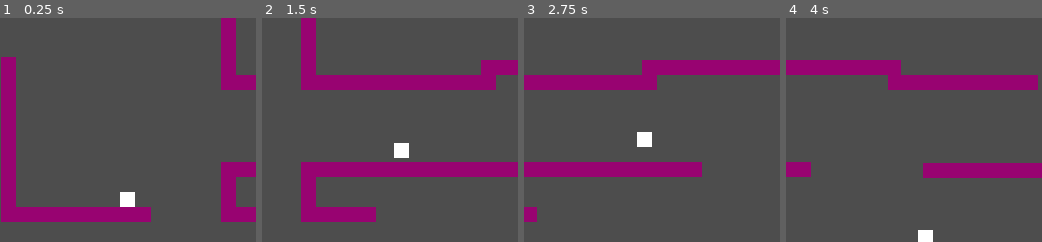
Above: before the commit, frames 1-4 (left to right).
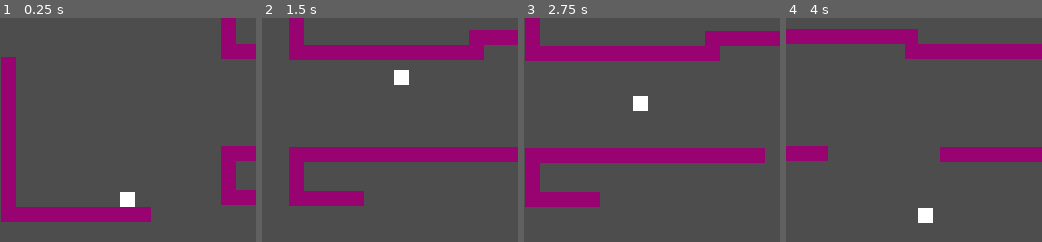
Above: after the commit, the same moments.

Repository: dirtOval/nes-platformer-2026
Game: Godot game, scene res://main.tscn
Two runs of this game, one before a commit and one after it. Both use one fixed random seed, a clock stepped at 60 frames per second and the inputs below.
Inputs:
- Up to frame 1 (0.25 s): no input
- Up to frame 2 (1.5 s): tap Enter at 0.5 s; hold Right (right) from 0.53 s (still down); tap Z (jump) at 0.6, 0.77, 1.07, 1.35 s
- Up to frame 3 (2.75 s): tap Z (jump) at 1.52, 1.82, 2.1 s; release Right (right) at 2.03 s; hold Left (left) from 2.03 s (still down)
- Up to frame 4 (4 s): release Left (left) at 2.78 s; hold Right (right) from 2.78 s (still down); tap Z (jump) at 2.85, 3.02, 3.32, 3.6, 3.77 s

The runs differ from the first frame. In frame 1, 4.8% of the frame differs, in the area x 86-100%, y 11-92%; in frame 2, 30%, in the area x 10-100%, y 0-92%; in frame 3, 28%; in frame 4, 22%.

Commit message:
created jump function for player. added wall jumping

Diff:
--- a/main.tscn
+++ b/main.tscn
@@ -20,16 +20,16 @@
 position = Vector2(104, 164)
 
 [node name="Floor5x4" parent="." unique_id=1381217222 instance=ExtResource("2_1bvp3")]
-position = Vector2(317, 104)
+position = Vector2(317, 82)
 
 [node name="Floor5x5" parent="." unique_id=801325252 instance=ExtResource("2_1bvp3")]
-position = Vector2(417, 104)
+position = Vector2(417, 82)
 
 [node name="Floor5x6" parent="." unique_id=1256397204 instance=ExtResource("2_1bvp3")]
-position = Vector2(517, 104)
+position = Vector2(517, 82)
 
 [node name="Floor1x3" parent="." unique_id=1008131700 instance=ExtResource("3_lquwl")]
-position = Vector2(257, 124)
+position = Vector2(257, 102)
 
 [node name="Floor5x3" parent="." unique_id=576157984 instance=ExtResource("4_1bvp3")]
 position = Vector2(-36, 104)
@@ -38,55 +38,58 @@
 position = Vector2(-36, 4)
 
 [node name="Floor5x8" parent="." unique_id=1142487977 instance=ExtResource("2_1bvp3")]
-position = Vector2(297, 163)
+position = Vector2(297, 141)
 
 [node name="Floor5x9" parent="." unique_id=883166354 instance=ExtResource("2_1bvp3")]
-position = Vector2(297, -12)
+position = Vector2(297, -54)
 
 [node name="Floor5x10" parent="." unique_id=1918937467 instance=ExtResource("2_1bvp3")]
-position = Vector2(397, -12)
+position = Vector2(397, -54)
 
 [node name="Floor5x12" parent="." unique_id=1201389711 instance=ExtResource("2_1bvp3")]
-position = Vector2(766, 105)
+position = Vector2(766, 83)
 
 [node name="Floor5x13" parent="." unique_id=570285661 instance=ExtResource("2_1bvp3")]
-position = Vector2(866, 105)
+position = Vector2(866, 83)
 
 [node name="Floor5x14" parent="." unique_id=736807301 instance=ExtResource("2_1bvp3")]
-position = Vector2(537, -32)
+position = Vector2(537, -74)
 
 [node name="Floor5x15" parent="." unique_id=1370450692 instance=ExtResource("2_1bvp3")]
-position = Vector2(637, -32)
+position = Vector2(637, -74)
 
 [node name="Floor5x16" parent="." unique_id=1795823548 instance=ExtResource("2_1bvp3")]
-position = Vector2(720, -12)
+position = Vector2(720, -54)
 
 [node name="Floor5x17" parent="." unique_id=1421183939 instance=ExtResource("2_1bvp3")]
-position = Vector2(820, -12)
+position = Vector2(820, -54)
 
 [node name="Floor5x18" parent="." unique_id=1524209188 instance=ExtResource("2_1bvp3")]
-position = Vector2(966, 105)
+position = Vector2(966, 83)
 
 [node name="Floor3x1" parent="." unique_id=99513207 instance=ExtResource("5_lquwl")]
-position = Vector2(477, -12)
+position = Vector2(477, -54)
 
 [node name="Floor5x11" parent="." unique_id=1158421507 instance=ExtResource("4_1bvp3")]
-position = Vector2(257, -72)
+position = Vector2(257, -114)
 
 [node name="Floor5x19" parent="." unique_id=2075204480 instance=ExtResource("4_1bvp3")]
-position = Vector2(1006, 46)
+position = Vector2(1006, 24)
 
 [node name="Floor5x20" parent="." unique_id=2016507859 instance=ExtResource("4_1bvp3")]
-position = Vector2(1006, -52)
+position = Vector2(1006, -74)
 
 [node name="Floor1x4" parent="." unique_id=2099597514 instance=ExtResource("3_lquwl")]
-position = Vector2(1006, -132)
+position = Vector2(1006, -154)
+
+[node name="Floor1x5" parent="." unique_id=133213058 instance=ExtResource("3_lquwl")]
+position = Vector2(1006, -214)
 
 [node name="Floor5x21" parent="." unique_id=2055593935 instance=ExtResource("2_1bvp3")]
-position = Vector2(946, -152)
+position = Vector2(946, -194)
 
 [node name="Floor5x22" parent="." unique_id=1632115144 instance=ExtResource("2_1bvp3")]
-position = Vector2(846, -152)
+position = Vector2(846, -194)
 
 [node name="Floor5x23" parent="." unique_id=807857507 instance=ExtResource("2_1bvp3")]
-position = Vector2(746, -152)
+position = Vector2(746, -194)
--- a/player.gd
+++ b/player.gd
@@ -5,6 +5,8 @@
 @export var JUMP_VELOCITY = -400
 @export var ACCELERATION = 1000
 @export var FRICTION = 1200
+@export var FALL_MODIFIER = 1.1
+@export var JUMP_CUT = 125
 
 
 var on_floor_ref = true
@@ -12,11 +14,19 @@
 #physics process frame are fixed at 60/second
 @export var coyote_frames: int = 6
 var coyote_timer: int = 0
+var walljump_timer: int = 0
+
+func jump(x: float = 0) -> void:
+  if x != 0:
+    velocity.x = x * abs(JUMP_VELOCITY)
+    velocity.y = JUMP_VELOCITY
+  else:
+    velocity.y = JUMP_VELOCITY
+
+
 
 func _physics_process(delta: float) -> void:
 
-  # Get the input direction and handle the movement/deceleration.
-  # As good practice, you should replace UI actions with custom gameplay actions.
   var direction := Input.get_axis("left", "right")
   if direction:
     #velocity.x = direction * MAX_SPEED
@@ -26,16 +36,32 @@
 
   # Add the gravity.
   if not is_on_floor():
-    velocity += get_gravity() * delta
+    var gravity = get_gravity()
+    if velocity.y > 0:
+      velocity.y += (gravity.y + FALL_MODIFIER) * delta
+    else:
+      velocity.y += gravity.y * delta
 
   # Handle jump.
   if Input.is_action_just_pressed("jump"):
     if is_on_floor() or coyote_timer > 0:
-      velocity.y = JUMP_VELOCITY
+      jump()
+    if is_on_wall() and not is_on_floor():
+        var jump_vector = get_wall_normal()
+        print(jump_vector)
+        jump(jump_vector.x)
+  if Input.is_action_just_released("jump"):
+    if velocity.y <= JUMP_VELOCITY / 3:
+      velocity.y += JUMP_CUT
 
+  #Timer decrement zone
   if coyote_timer > 0:
     coyote_timer -= 1
+  if walljump_timer > 0:
+    coyote_timer -= 1
 
+  #if the last and current is_on_floor return aren't equal and the last one is true,
+  #then the player just left the ground
   if is_on_floor() != on_floor_ref:
     if on_floor_ref == true:
       coyote_timer = coyote_frames
--- a/player.tscn
+++ b/player.tscn
@@ -10,8 +10,9 @@
 script = ExtResource("1_4flbx")
 MAX_SPEED = 300.0
 JUMP_VELOCITY = -500
-ACCELERATION = 1500
+ACCELERATION = 3250
 FRICTION = 2400
+FALL_MODIFIER = 145.0
 coyote_frames = 4
 
 [node name="CollisionShape2D" type="CollisionShape2D" parent="." unique_id=867029209]
